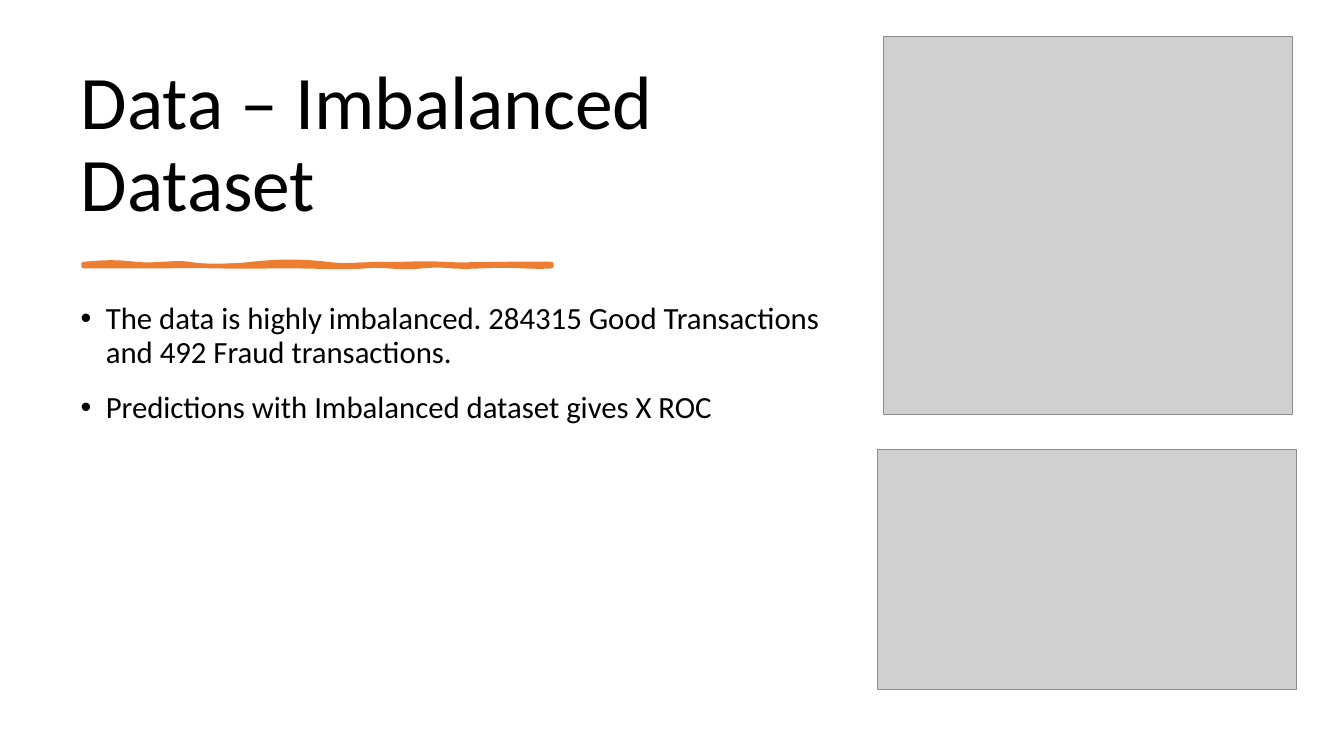
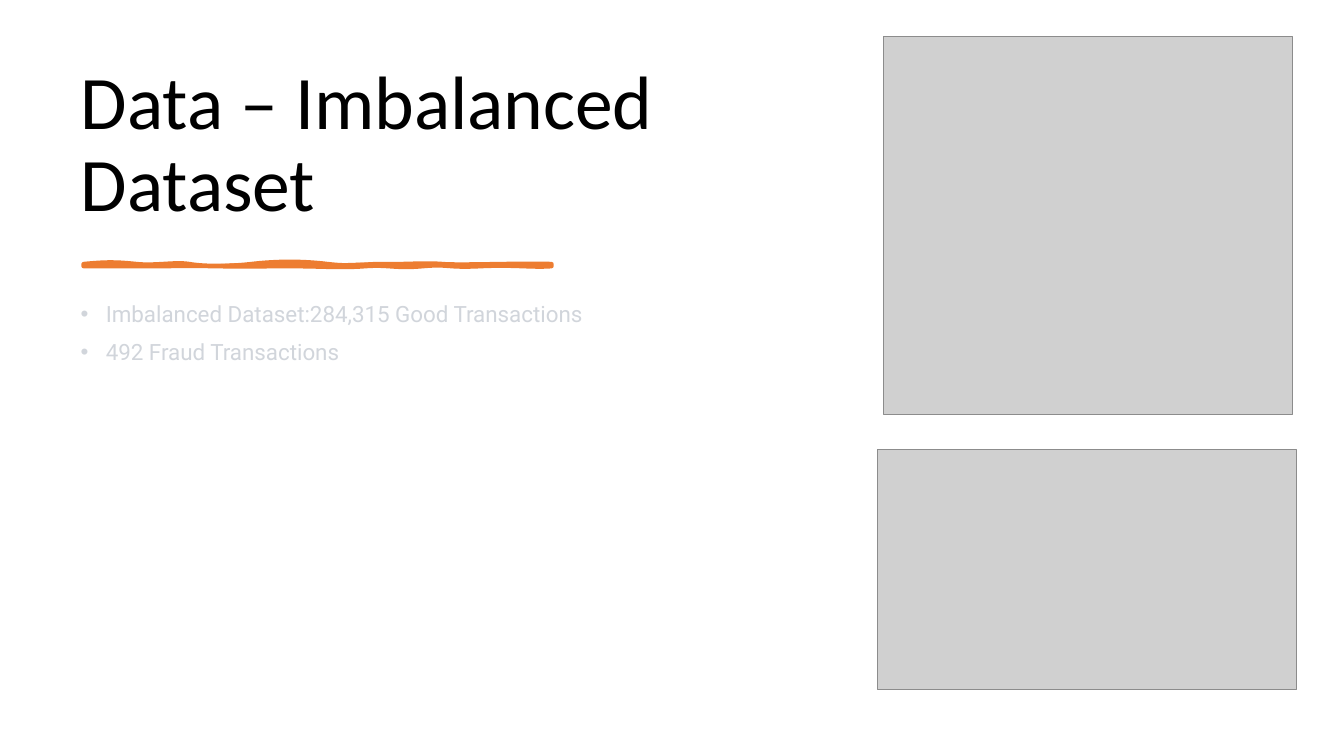
Before and after one commit to jagsrj/Credit_card_fraud_detection_ML, a slide deck: slide 4 of CreditCard_FraudDetection_MachingLearning.pptx. Drawn at 1344x756 pixels with LibreOffice and Linux fonts; fonts in the diff are those of the drawing; grey boxes stand for pictures. Boxes give left, top, right and bottom in pixels: in the first picture for what was removed or moved away, otherwise in the second. Text is boxed around its words. In the diff, an @@ line names an element or a change of style, - is before the commit and + after.

```diff
--- a/CreditCard_FraudDetection_MachingLearning.pptx
+++ b/CreditCard_FraudDetection_MachingLearning.pptx
@@ text at (x1=106, y1=306, x2=583, y2=360): text changed; size 22 to 16 pt; font Calibri to Roboto; text colour #000000 to #D1D5DB @@
-• The data is highly imbalanced. 284315 Good Transactions and 492 Fraud transactions.
-• Predictions with Imbalanced dataset gives X ROC
+• Imbalanced Dataset:284,315 Good Transactions
+• 492 Fraud Transactions
```
Also in this commit, not shown: 6 other slides changed, 1 other file.
